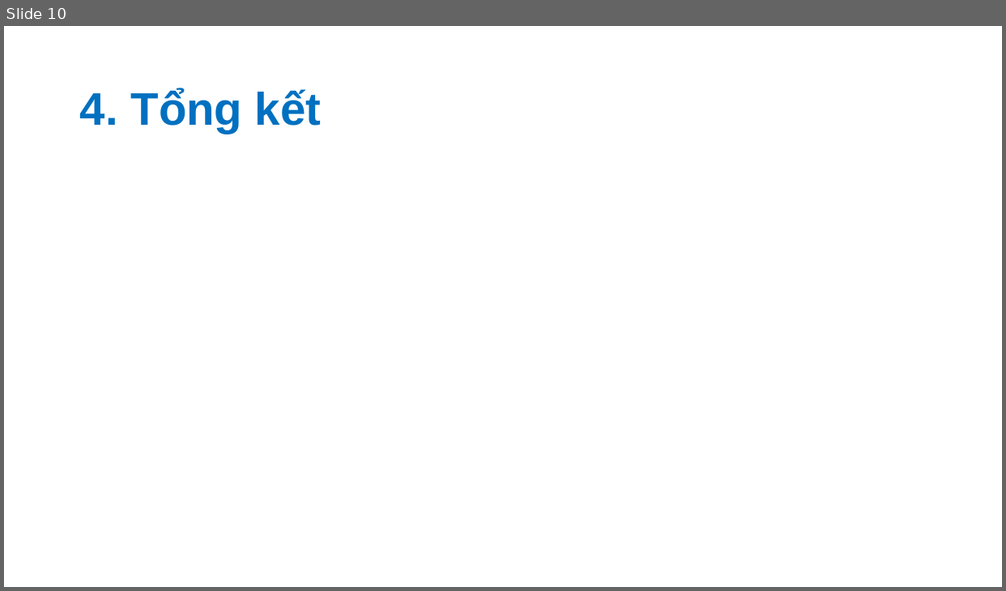
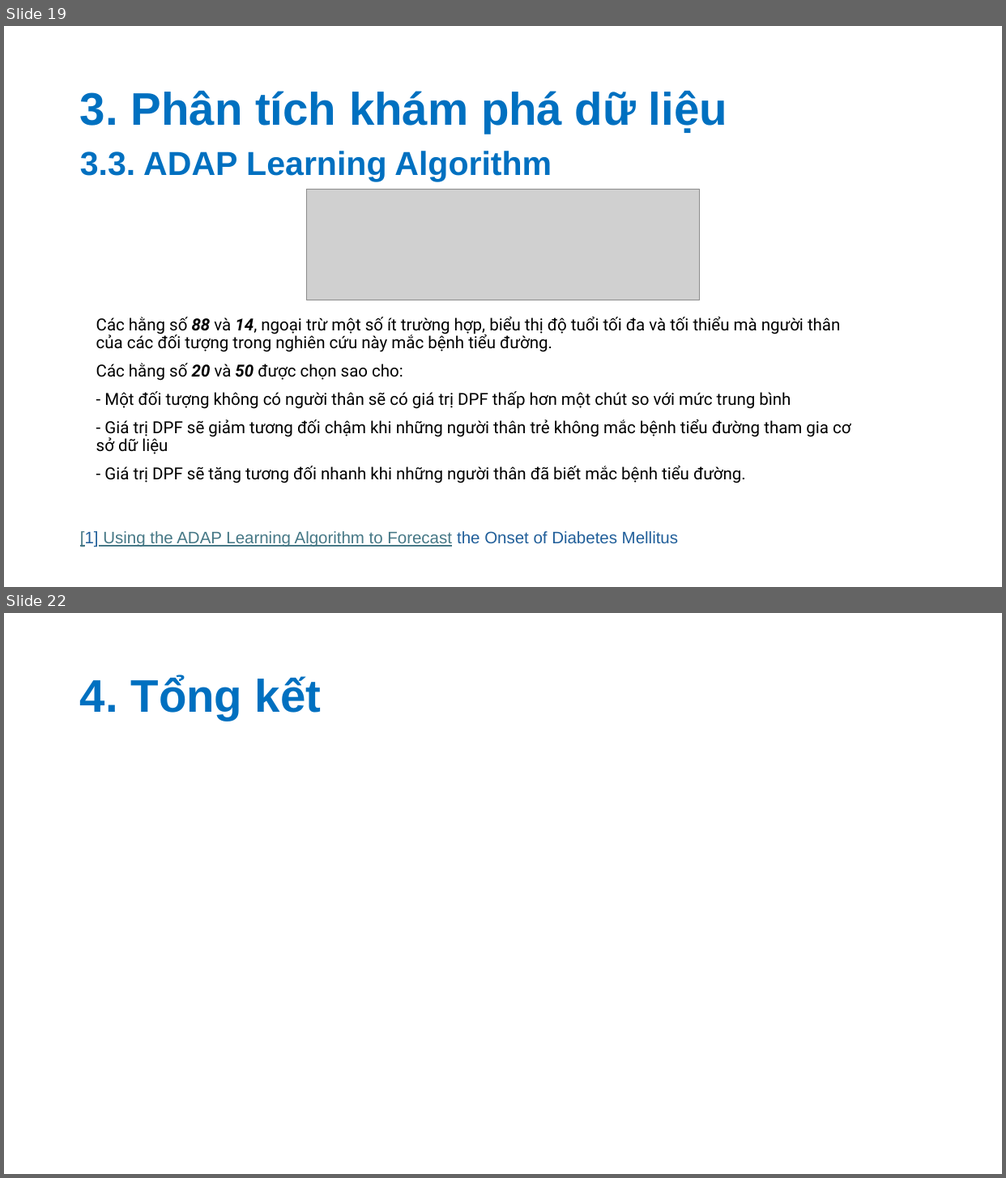
Before and after one commit to nvhao100604/PTDL_2025, a slide deck: BT3/slide/Phân tích khám phá về bệnh đái tháo đường.pptx. Shown one above the other, each under a label of ours: slide 10 before the commit, slides 19 and 22 after it; the slides between them are not shown. The pictures are 1006x591 and 1006x1178 pixels, drawn with LibreOffice and Linux fonts; fonts in the diff are those of the drawing; grey boxes stand for pictures. Boxes give left, top, right and bottom in pixels: in the first picture for what was removed or moved away, otherwise in the second. Text is boxed around its words. In the diff, an @@ line names an element or a change of style, - is before the commit and + after.

```diff
--- a/BT3/slide/Phân tích khám phá về bệnh đái tháo đường.pptx
+++ b/BT3/slide/Phân tích khám phá về bệnh đái tháo đường.pptx
@@ slide 19 added at (x1=4, y1=26, x2=1002, y2=587), background #FFFFFF @@
@@ title added at (x1=80, y1=91, x2=727, y2=133), 44 pt, text #0070C0, bold @@
+3. Phân tích khám phá dữ liệu
@@ text added at (x1=80, y1=151, x2=552, y2=182), 32 pt, text #0070C0, bold @@
+3.3. ADAP Learning Algorithm
@@ picture added at (x1=307, y1=189, x2=700, y2=301) @@
@@ text added at (x1=96, y1=317, x2=850, y2=484), 16 pt, text #000000 @@
+Các hằng số 88 và 14, ngoại trừ một số ít trường hợp, biểu thị độ tuổi tối đa và tối thiểu mà người thân của các đối tượng trong nghiên cứu này mắc bệnh tiểu đường.
+Các hằng số 20 và 50 được chọn sao cho:
+- Một đối tượng không có người thân sẽ có giá trị DPF thấp hơn một chút so với mức trung bình
+- Giá trị DPF sẽ giảm tương đối chậm khi những người thân trẻ không mắc bệnh tiểu đường tham gia cơ sở dữ liệu
+- Giá trị DPF sẽ tăng tương đối nhanh khi những người thân đã biết mắc bệnh tiểu đường.
@@ text added at (x1=80, y1=531, x2=678, y2=548), 16 pt, text #467886, underline @@
+[1] Using the ADAP Learning Algorithm to Forecast the Onset of Diabetes Mellitus
@@ what was slide 10 is now slide 22 @@
```
Also in this commit, not shown: 4 slides changed, 12 other slides added, 1 slide removed.
